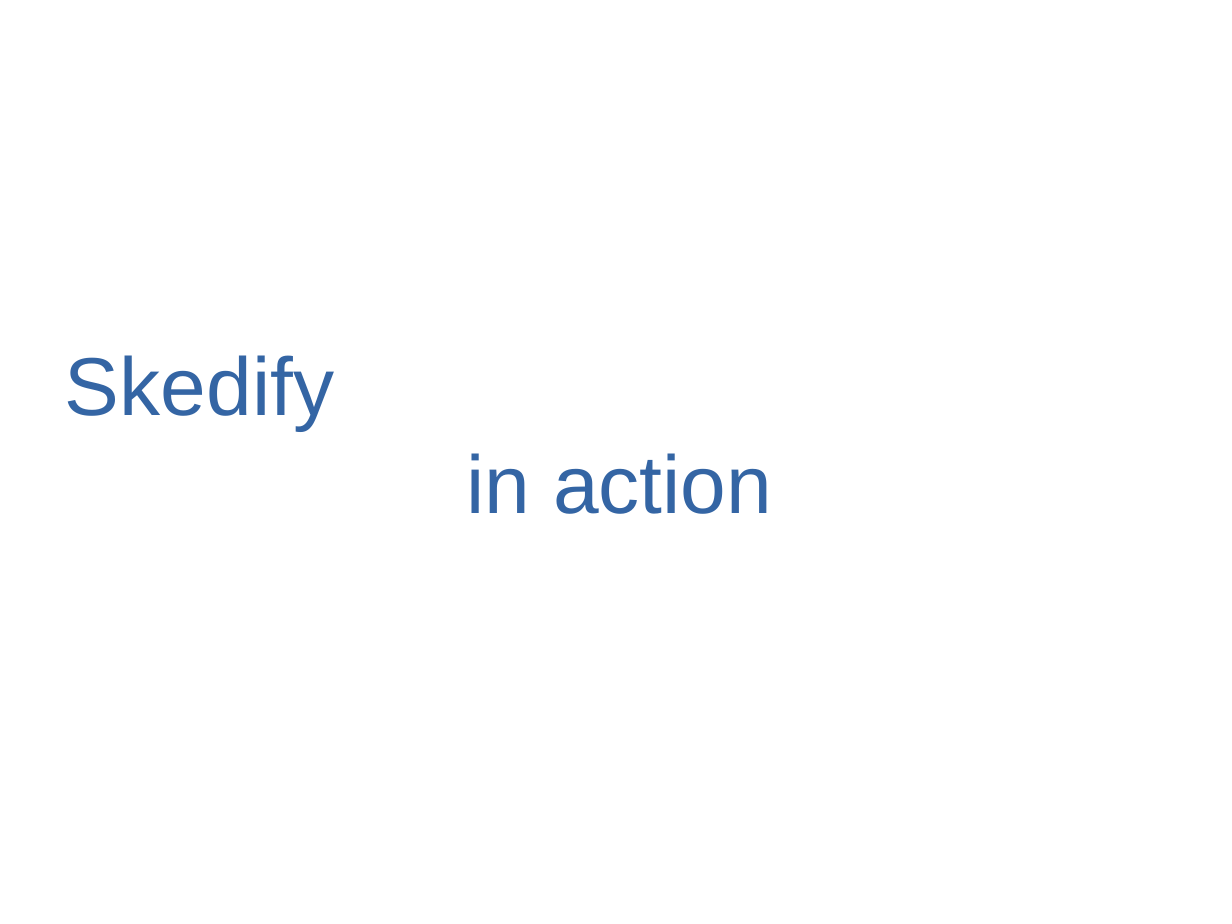
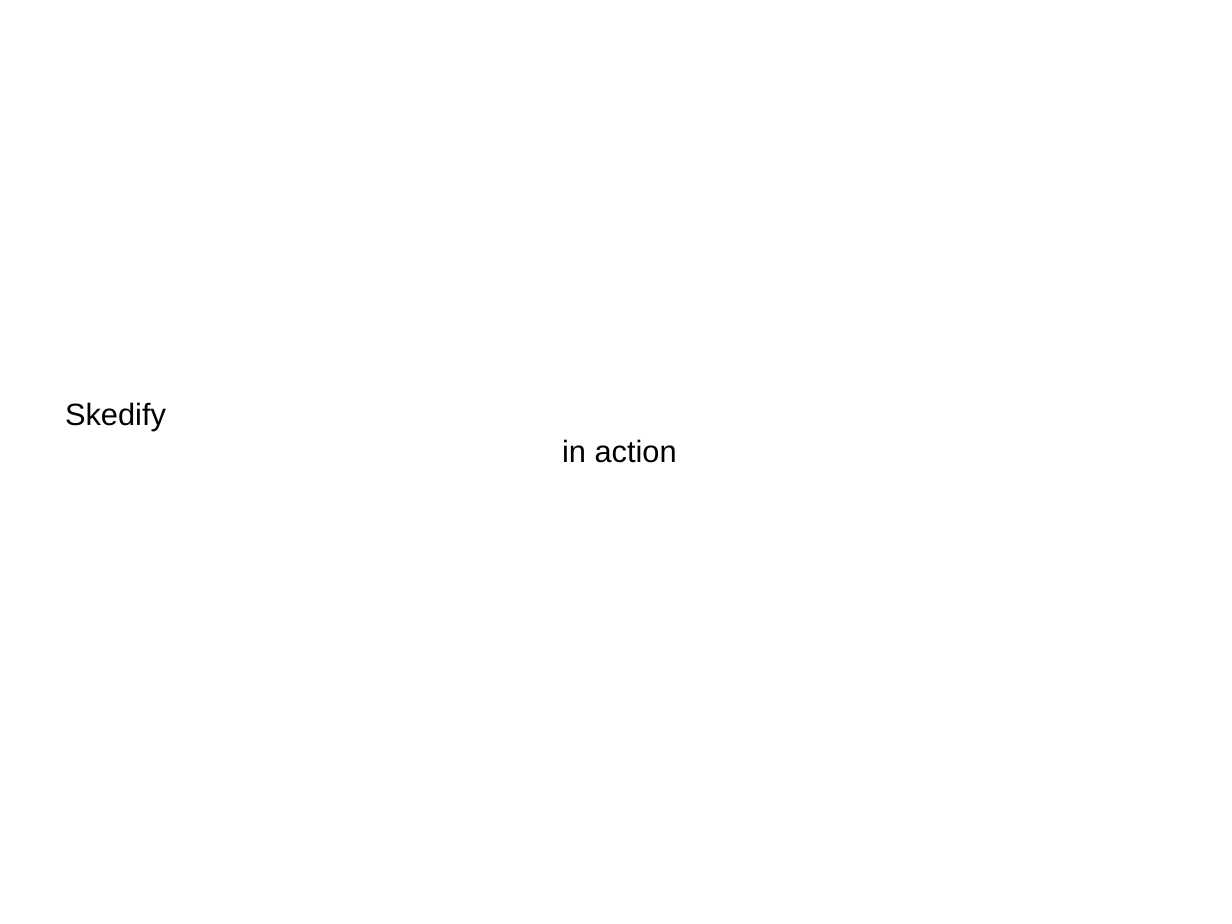
Before and after one commit to mremad/RWTH-iPhone-Project, a slide deck: slide 5 of Presentation.pptx (slide 4 before the commit). Drawn at 1232x924 pixels with LibreOffice and Linux fonts; fonts in the diff are those of the drawing. Boxes give left, top, right and bottom in pixels: in the first picture for what was removed or moved away, otherwise in the second. Text is boxed around its words. In the diff, an @@ line names an element or a change of style, - is before the commit and + after.

```diff
--- a/Presentation.pptx
+++ b/Presentation.pptx
@@ text at box(65, 402, 677, 463): text changed; size 48 to 18 pt; text colour #3465A4 to #000000 @@
-Skedify
-in action
+Skedify
+in action
```
Also in this commit, not shown: 1 other slide changed, 1 slide added, 1 slide removed, 17 other files.
